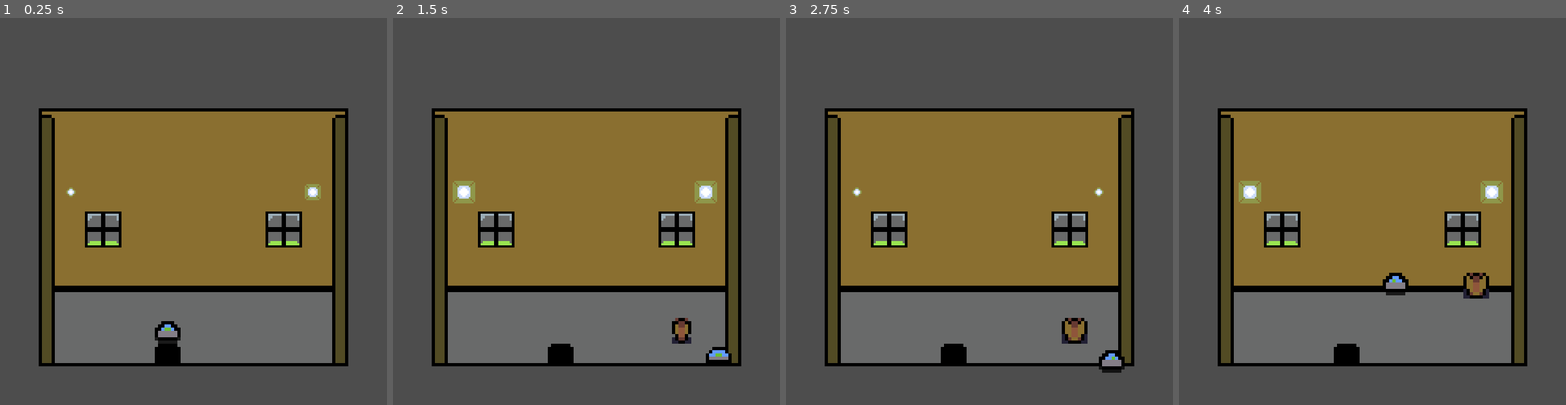
Above: before the commit, frames 1-4 (left to right).
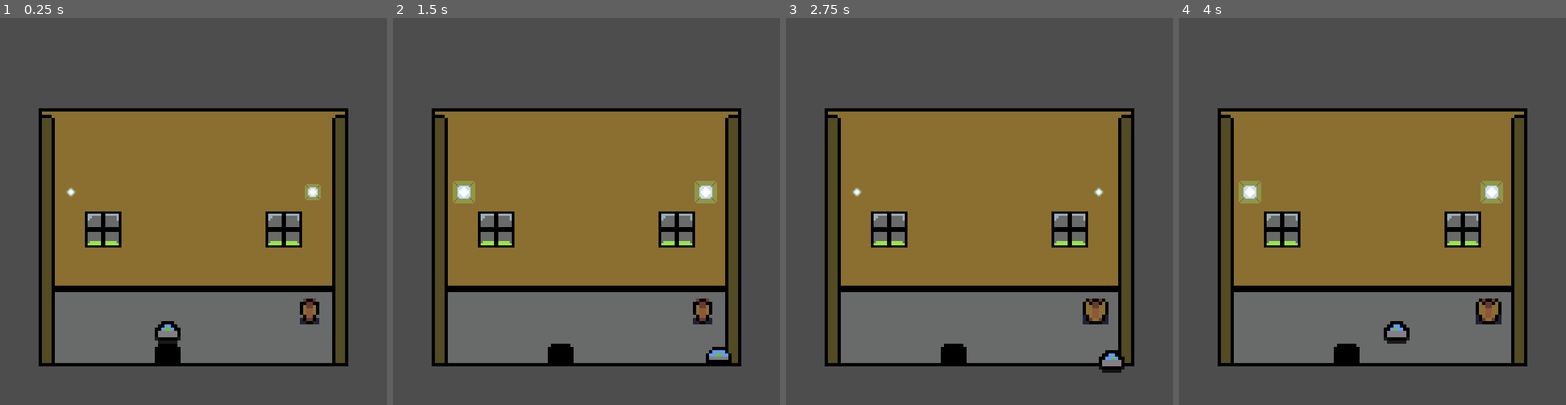
Above: after the commit, the same moments.

Repository: andersonhunter/LCH_game
Game: Godot game, scene res://LEVELS/LEVEL_1/inside_house_4.tscn
Two runs of this game, one before a commit and one after it. Both use one fixed random seed, a clock stepped at 60 frames per second and the inputs below. The project has no main scene, so this scene is started directly. Sound files missing from this copy of the repository are replaced by a short silence.
Inputs:
- Up to frame 1 (0.25 s): no input
- Up to frame 2 (1.5 s): tap Enter (enter) at 0.5, 1.35 s; hold D (move_right) 0.53-1.28 s; hold Enter (enter) 0.53-1.28 s; hold S (move_down) from 1.28 s (still down)
- Up to frame 3 (2.75 s): release S (move_down) at 2.03 s; hold D (move_right) from 2.03 s (still down); hold Enter (enter) from 2.03 s (still down)
- Up to frame 4 (4 s): release D (move_right) at 2.78 s; release Enter (enter) at 2.78 s; hold W (move_up) 2.78-3.53 s; tap Enter (enter) at 2.85 s; hold A (move_left) from 3.53 s (still down); hold Enter (enter) from 3.53 s (still down)

The runs differ from the first frame. In frame 1, 0.3% of the frame differs, in the area x 77-83%, y 72-80%; in frame 2, 0.6%; in frame 3, 0.8%; in frame 4, 1.4%, in the area x 52-84%, y 65-85%.
Error before the commit: Attempt to call function 'hide' in base 'null instance' on a null instance. (res://LEVELS/LEVEL_1/inside_house_1.gd:13)

Commit message:
added handling for no bat

Diff:
--- a/LEVELS/LEVEL_1/inside_house_4.tscn
+++ b/LEVELS/LEVEL_1/inside_house_4.tscn
@@ -9,6 +9,7 @@
 [ext_resource type="Texture2D" uid="uid://bfouep34ergwn" path="res://ASSETS/brown_light_3.png" id="6_abfdo"]
 [ext_resource type="PackedScene" uid="uid://xk128etno3lt" path="res://LEVELS/LEVEL_1/scene_transition_rect.tscn" id="8_m2k2p"]
 [ext_resource type="AudioStream" uid="uid://dn0tqsb6qvups" path="res://ASSETS/MUSIC/House Theme.mp3" id="9_1akqi"]
+[ext_resource type="PackedScene" uid="uid://dyldiag4kvln1" path="res://LEVELS/LEVEL_1/bat.tscn" id="10_7krmy"]
 
 [sub_resource type="TileSetAtlasSource" id="TileSetAtlasSource_imubs"]
 texture = ExtResource("2_3ci85")
@@ -214,6 +215,10 @@
 [sub_resource type="RectangleShape2D" id="RectangleShape2D_3xxo3"]
 size = Vector2(8, 7)
 
+[sub_resource type="CapsuleShape2D" id="CapsuleShape2D_prvns"]
+radius = 4.0
+height = 8.0
+
 [node name="inside_house_1" type="Node"]
 script = ExtResource("1_qxd4x")
 
@@ -273,4 +278,10 @@
 [node name="bgm" type="AudioStreamPlayer" parent="."]
 stream = ExtResource("9_1akqi")
 
+[node name="BatSolo" parent="." instance=ExtResource("10_7krmy")]
+position = Vector2(36, 31)
+
+[node name="CollisionShape2D" type="CollisionShape2D" parent="BatSolo"]
+shape = SubResource("CapsuleShape2D_prvns")
+
 [connection signal="body_entered" from="leave_house" to="." method="_on_leave_house_body_entered"]
--- a/LEVELS/LEVEL_1/little_endian.gd
+++ b/LEVELS/LEVEL_1/little_endian.gd
@@ -110,5 +110,6 @@
 	startDialog.emit(mm1Dialog[0])
 	await dialogue.textCompleted
 	dialogue.hide()
-	$overworld.get_node("Bat").show()
+	if Global.has_bat:
+		$overworld.get_node("Bat").show()
 	player.speed = Global.speed
--- a/global.gd
+++ b/global.gd
@@ -14,7 +14,7 @@
 var current_scene = null
 var player_location = null
 var position_array: Array  # Hold player's last 100 positions
-var has_bat: bool = true
+var has_bat: bool = false
 var music_pos: float = 0.
 @export var music_volume: float = -10.0
 var isDark = true
Not shown: 1 places in LEVELS/LEVEL_1/inside_house_4.tscn that only renumber resources
